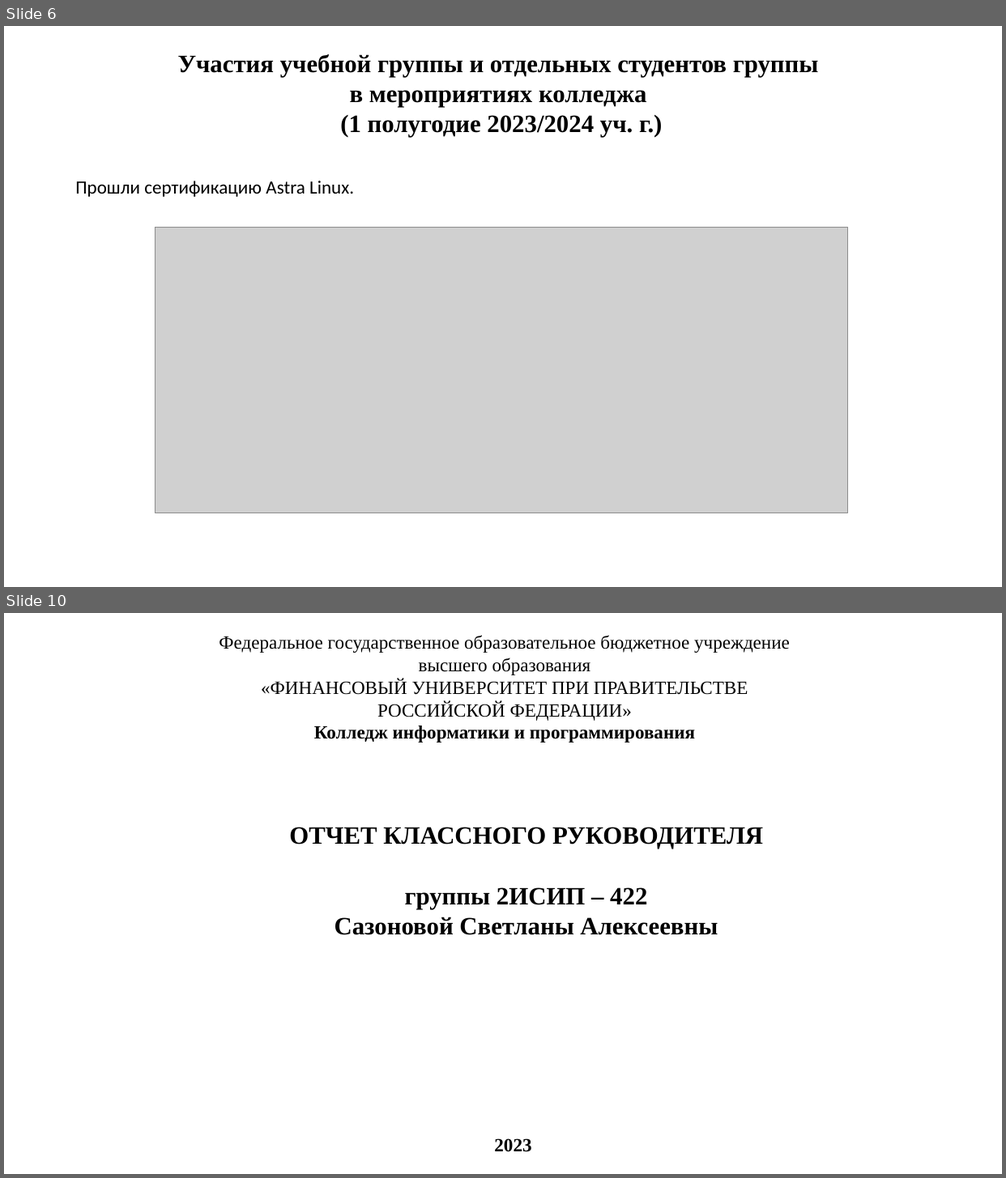
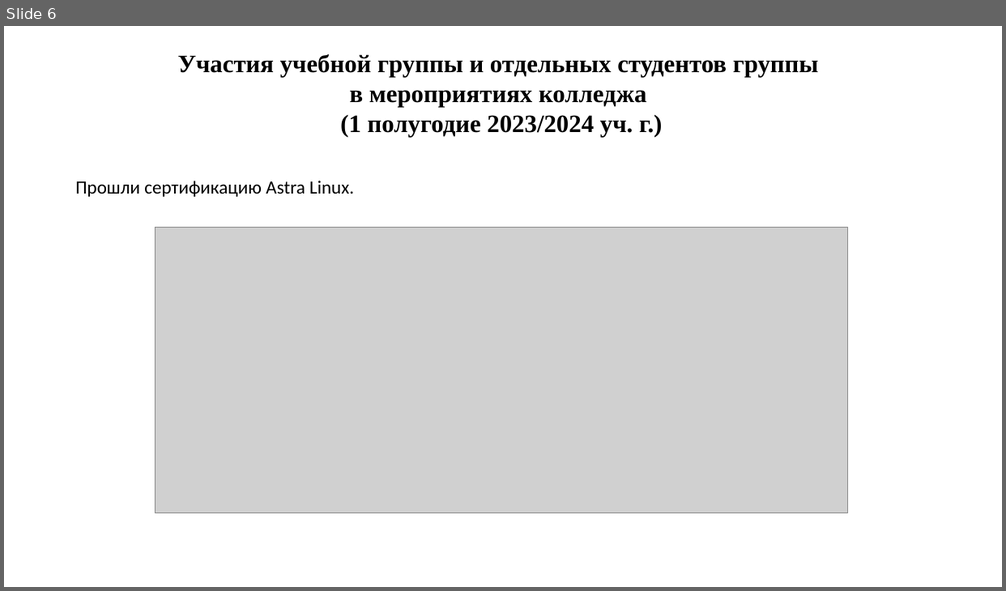
Before and after one commit to IvanSibirevV2/KipFin_Lab_2023-24_Git0, a slide deck: ПишемПрезентацию/Педсовет_v1.pptx. Shown one above the other, each under a label of ours: slides 6 and 10 before the commit, slide 6 after it; the slides between them are not shown. The pictures are 1006x1178 and 1006x591 pixels, drawn with LibreOffice and Linux fonts; fonts in the diff are those of the drawing; grey boxes stand for pictures; background and template pictures are left out. Boxes give left, top, right and bottom in pixels: in the first picture for what was removed or moved away, otherwise in the second. Text is boxed around its words. In the diff, an @@ line names an element or a change of style, - is before the commit and + after.

```diff
--- a/ПишемПрезентацию/Педсовет_v1.pptx
+++ b/ПишемПрезентацию/Педсовет_v1.pptx
@@ slide 10 removed at [4,613,1002,1174], background picture (left out) @@
@@ text removed at [219,635,790,743] @@
-Федеральное государственное образовательное бюджетное учреждение
-высшего образования
-«ФИНАНСОВЫЙ УНИВЕРСИТЕТ ПРИ ПРАВИТЕЛЬСТВЕ
-РОССИЙСКОЙ ФЕДЕРАЦИИ»
-Колледж информатики и программирования
@@ text removed at [289,827,763,849] @@
-ОТЧЕТ КЛАССНОГО РУКОВОДИТЕЛЯ
@@ text removed at [334,888,718,935] @@
-группы 2ИСИП – 422
-Сазоновой Светланы Алексеевны
@@ text removed at [494,1139,531,1152] @@
-2023
```
Also in this commit, not shown: 6 slides changed, 2 slides added, 1 other slide removed, 2 other files.
